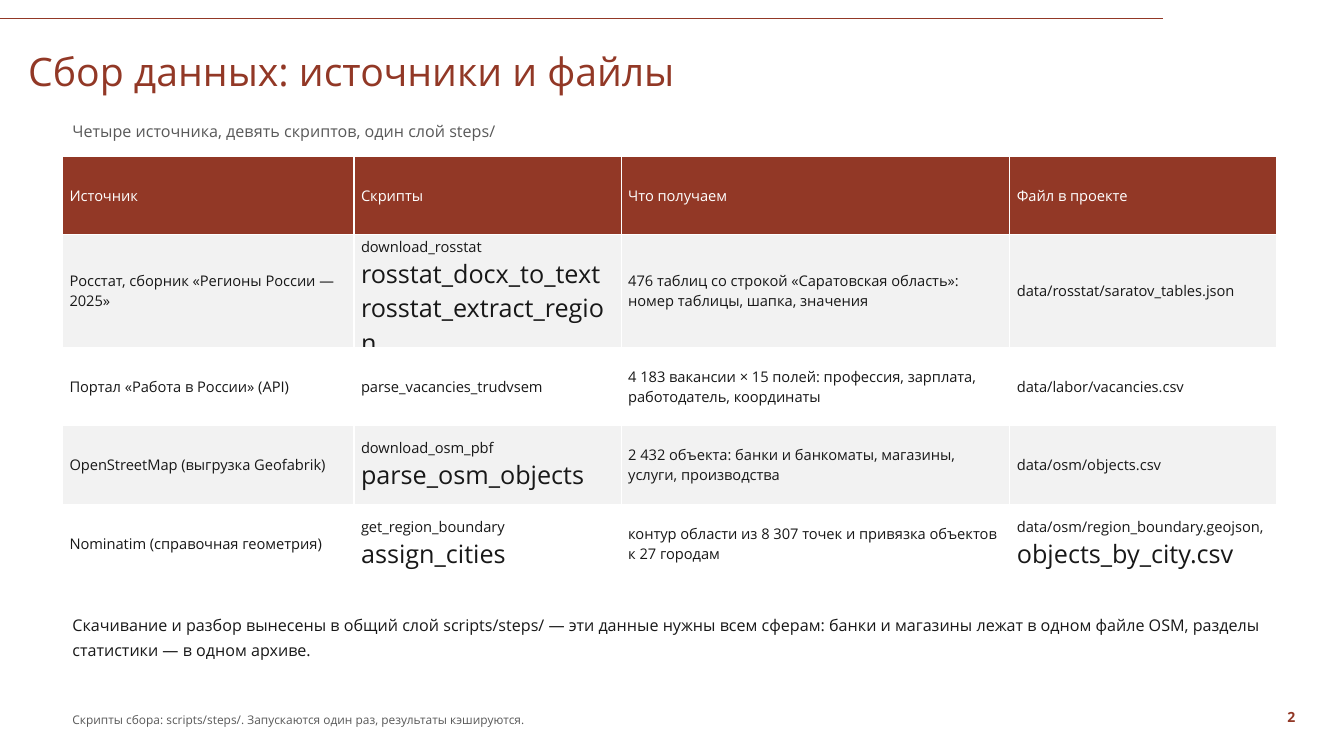
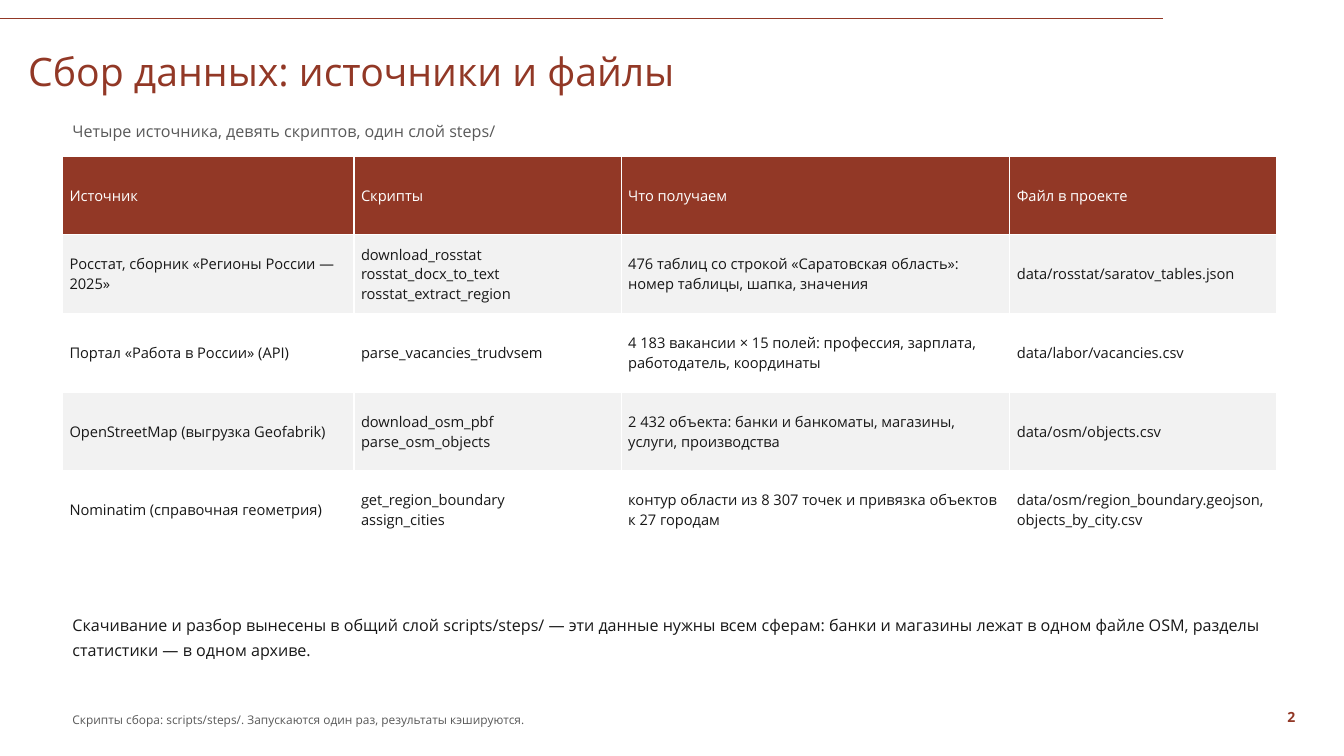
Before and after one commit to Seabas1/Analysis-of-regions, a slide deck: slide 2 of Саратовская_область_презентация_СПбГУ.pptx. Drawn at 1344x756 pixels with LibreOffice and Linux fonts; fonts in the diff are those of the drawing; background and template pictures are left out. Boxes give left, top, right and bottom in pixels: in the first picture for what was removed or moved away, otherwise in the second. Text is boxed around its words. In the diff, an @@ line names an element or a change of style, - is before the commit and + after.

```diff
--- a/Саратовская_область_презентация_СПбГУ.pptx
+++ b/Саратовская_область_презентация_СПбГУ.pptx
@@ table at [63, 156, 1277, 549] @@
@@ size 18 to 10.5 pt in "rosstat_docx_to_text", "rosstat_extract_region", "parse_osm_objects", "assign_cities" and 1 more places @@
```
Also in this commit, not shown: 10 other slides changed, 2 other files.
